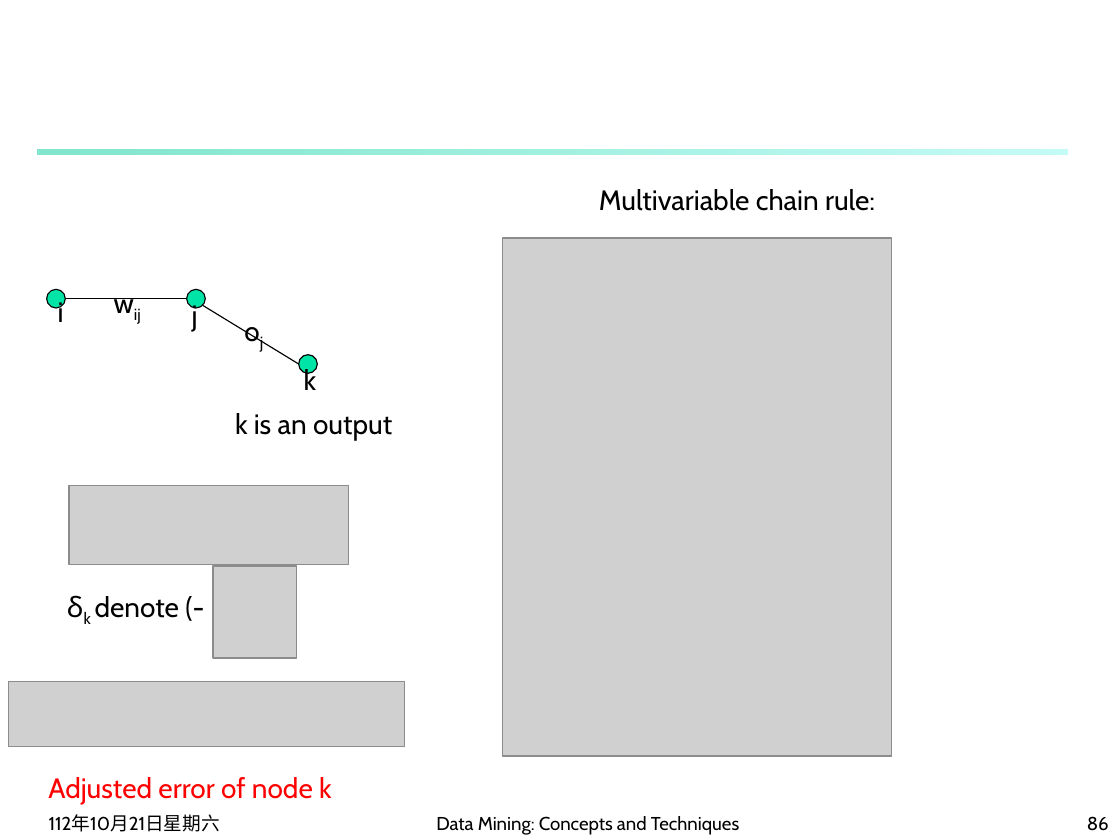
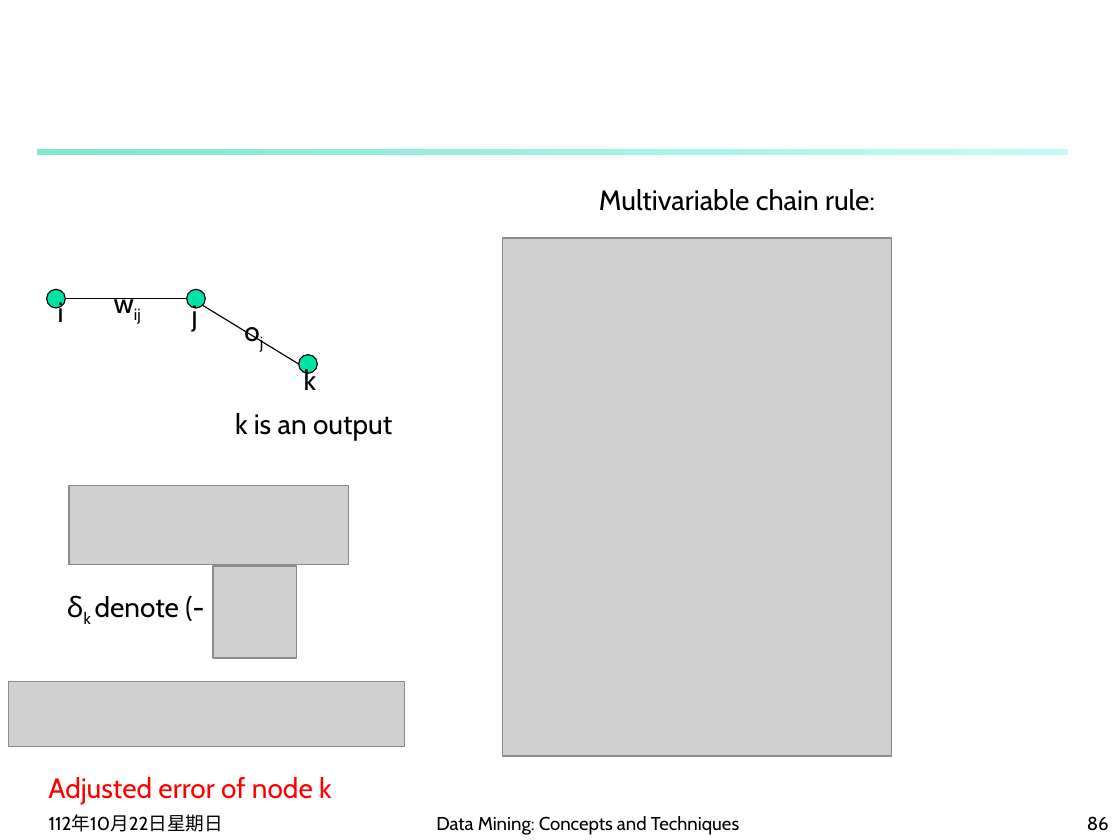
Before and after one commit to carina419/NTUST, a slide deck: slide 86 of MI5130701 資料探勘 Data Mining/2-new - Classification.pptx. Drawn at 1120x840 pixels with LibreOffice and Linux fonts; fonts in the diff are those of the drawing; grey boxes stand for pictures; background and template pictures are left out. Boxes give left, top, right and bottom in pixels: in the first picture for what was removed or moved away, otherwise in the second. Text is boxed around its words. In the diff, an @@ line names an element or a change of style, - is before the commit and + after.

```diff
--- a/MI5130701 資料探勘 Data Mining/2-new - Classification.pptx
+++ b/MI5130701 資料探勘 Data Mining/2-new - Classification.pptx
@@ text at [49, 815, 223, 832]: text changed @@
-112年10月21日星期六
+112年10月22日星期日
```
Also in this commit, not shown: 98 other slides changed.
